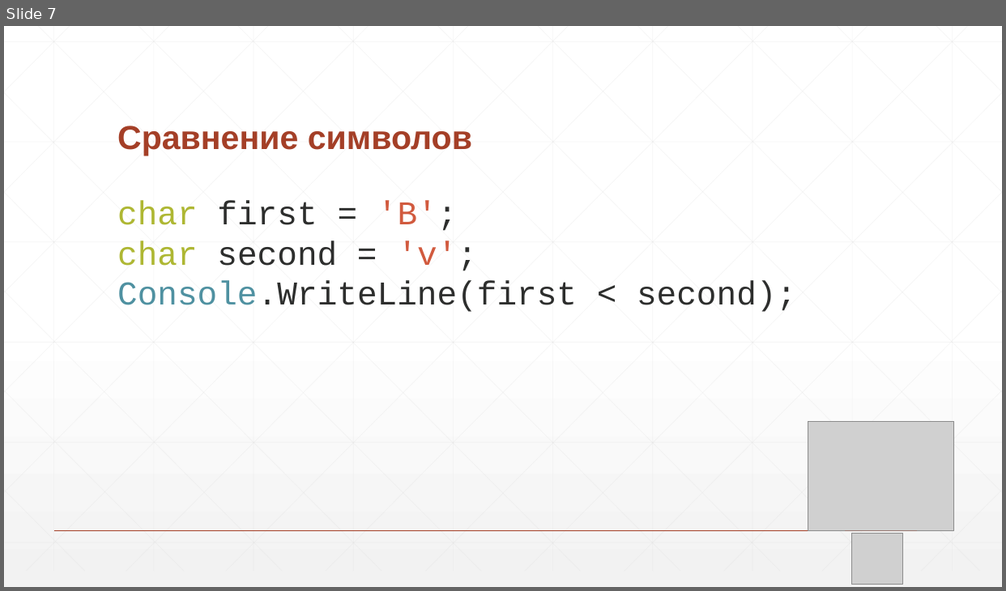
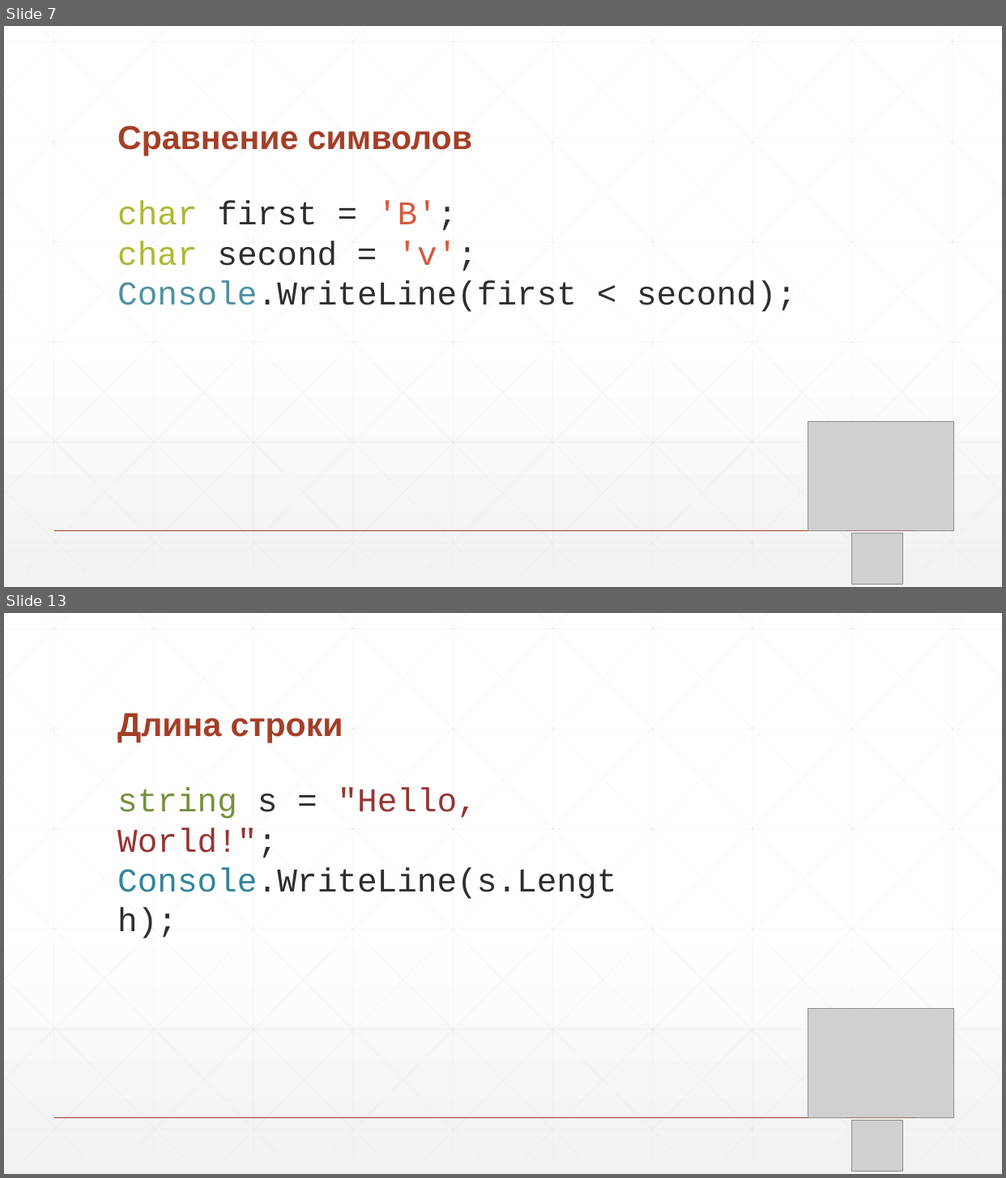
Before and after one commit to nVinz/CSharp-Course, a slide deck: 5 - Строки и символы.pptx. Shown one above the other, each under a label of ours: slide 7 before the commit, slides 7 and 13 after it; the slides between them are not shown. The pictures are 1006x591 and 1006x1178 pixels, drawn with LibreOffice and Linux fonts; fonts in the diff are those of the drawing; grey boxes stand for pictures. Boxes give left, top, right and bottom in pixels: in the first picture for what was removed or moved away, otherwise in the second. Text is boxed around its words. In the diff, an @@ line names an element or a change of style, - is before the commit and + after.

```diff
--- a/5 - Строки и символы.pptx
+++ b/5 - Строки и символы.pptx
@@ slide 13 added at bbox=[4, 613, 1002, 1174], background gradient #FFFFFF to #F2F2F2; not listed: 47 template elements that a slide beside it also shows @@
@@ title added at bbox=[117, 713, 343, 743], 32 pt, text #A43F27, bold @@
+Длина строки
@@ text added at bbox=[117, 788, 616, 899], 32 pt, text #2D2E2D @@
+string s = "Hello, World!";
+Console.WriteLine(s.Length);
@@ picture added at bbox=[808, 1009, 953, 1118] @@
@@ picture added at bbox=[851, 1121, 902, 1171] @@
```
Also in this commit, not shown: 24 other slides added, 27 slides removed, 3 other files.
